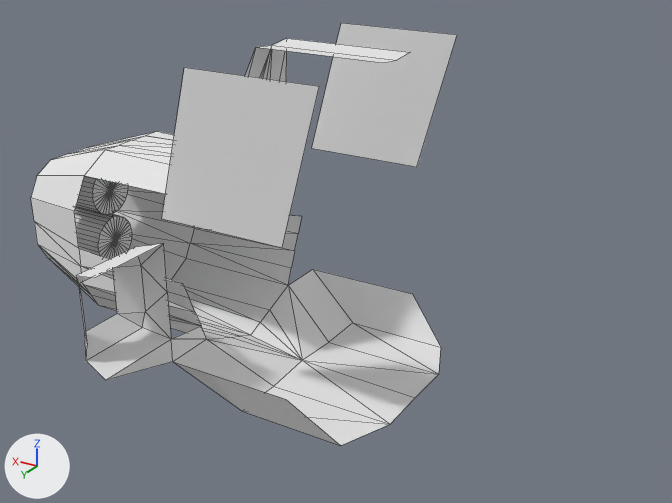
One commit to the Blender file terran_torp_launcher.blend: the scene before it, then after it.
The view is the same before and after, from a camera (50 mm lens) standing at (-13.89, 16.29, 8.57) and looking at (-4.19, 0.13, 0.49). Every picture has the same lights, and +X, +Y and +Z are marked at lower left. Mesh edges are drawn as thin lines.

Script lines for the objects in view, before the commit:
```python
mat_material = diffuse_material('Material')
mat_material.base_color = (0.8, 0.8, 0.8)  # white #e7e7e7
me_cube = bpy.data.meshes.new('Cube')
me_cube.from_pydata(...)  # 262 vertices, 246 faces, 61 loose edges; spans x -9.83..3.93, y -2.86..5.13, z -2.69..4.87
me_cube.materials.append(mat_material)  # white #e7e7e7
ob_detail0 = bpy.data.objects.new('detail0', me_cube)
ob_detail0.location = (0.0, 0.0, 0.0)
```
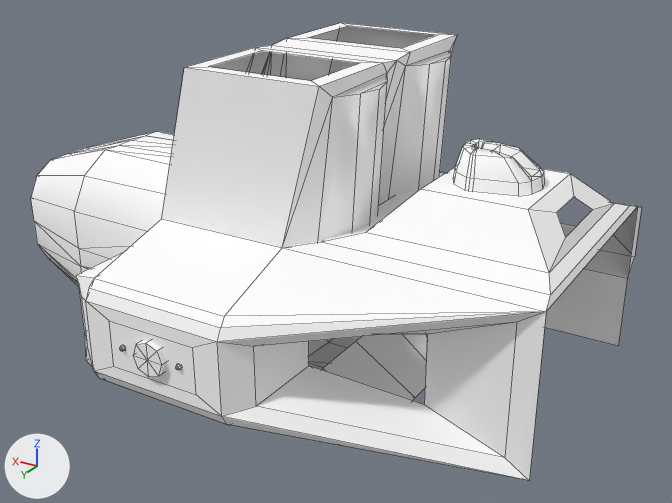
Changed parts and their boxes (x1, y1, x2, y2) in the pictures (672 x 503 px):
```json
{"object": "detail0", "change": "recoloured, reshaped", "before": [31, 23, 457, 445], "after": [31, 23, 641, 480]}
{"object": "turret01", "change": "added", "after": [453, 139, 545, 196]}
{"part": 1, "of": "me_cube", "change": "added", "after": [133, 340, 166, 377]}
{"part": 2, "of": "me_cube", "change": "added", "after": [86, 35, 641, 480]}
{"part": 3, "of": "me_cube", "change": "added", "after": [321, 334, 427, 401]}
{"part": 4, "of": "me_cube", "change": "shading changed", "before": [31, 131, 302, 339], "after": [31, 131, 174, 286]}
```

Edits to the scene script, one JSON object a line:
```json
{"op": "set", "path": "mat_material.base_color", "old": "(0.8, 0.8, 0.8)", "new": "(1.0, 1.0, 1.0)", "note": "white #e7e7e7 -> white #ffffff"}
{"block": "me_cube", "where": "# used by ob_detail0; location = (0.0, 0.0, 0.0)"}
{"op": "remove", "block": "me_cube", "code": "me_cube.from_pydata(...)  # 262 vertices, 246 faces, 61 loose edges; spans x -9.83..3.93, y -2.86..5.13, z -2.69..4.87"}
{"op": "add", "block": "me_cube", "code": "me_cube.from_pydata(...)  # 540 vertices, 656 faces, 2 loose edges; spans x -9.83..3.93, y -4.11..5.26, z -2.69..4.87"}
{"block": "me_cube", "change": "me_cube part 1: a new loose piece of 17 vertices spanning x -3.58..-2.89, y 5.08..5.26, z -0.35..0.35, in mat_material (white #ffffff)"}
{"block": "me_cube", "change": "me_cube part 2: 63 vertices added at x -9.83..-2.24, y -4.11..5.13, z -1.36..4.87"}
{"block": "me_cube", "change": "me_cube part 3: 3 vertices added at x -4.64, y -1.43..1.43, z -1.67"}
{"block": "me_cube", "change": "me_cube part 4: 196 kept faces spanning x -1.67..3.93, y -2.35..2.35, z -2.35..2.35 are now shaded smooth"}
{"op": "add", "block": "me_cube_001", "code": ["me_cube_001 = bpy.data.meshes.new('Cube.001')", "me_cube_001.from_pydata(...)  # 66 vertices, 70 faces; spans x -8.67..-6.92, y -0.8..0.8, z 2.7..3.38", "me_cube_001.polygons.foreach_set('use_smooth', [True] * 70)", "me_cube_001.materials.append(mat_material)  # white #ffffff"]}
{"op": "add", "block": "ob_turret01", "code": ["ob_turret01 = bpy.data.objects.new('turret01', me_cube_001)", "ob_turret01.parent = ob_detail0", "ob_turret01.location = (0.0, 0.0, 0.0)"]}
```
